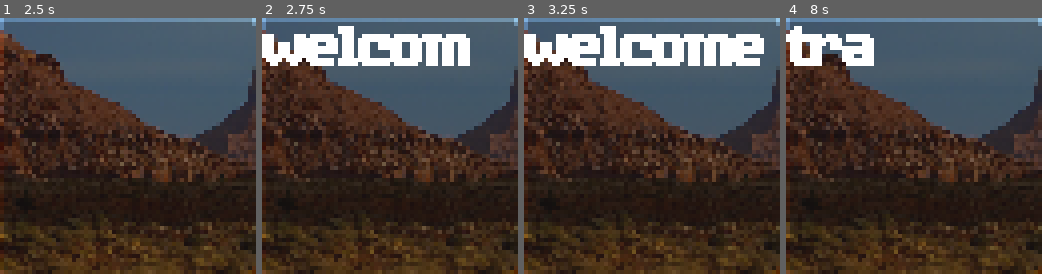
Above: before the commit, frames 1-4 (left to right).
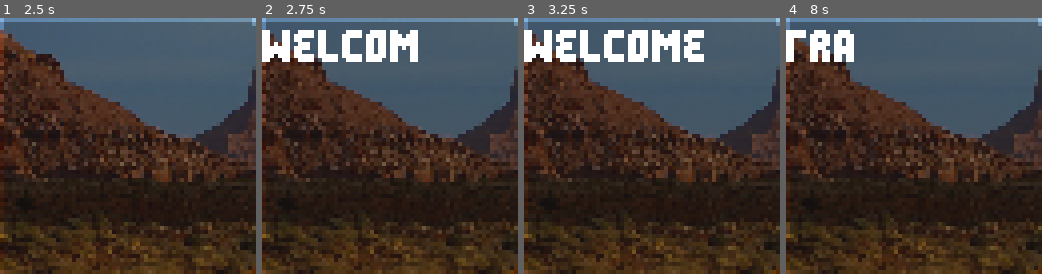
Above: after the commit, the same moments.

Repository: SnekOfSpice/lowrezjam-2025-2
Game: Godot game, scene res://main_menu.tscn
Two runs of this game, one before a commit and one after it. Both use one fixed random seed, a clock stepped at 60 frames per second and the inputs below.
Inputs (mouse positions are in pixels of both pictures, inside the frame that each line leads up to):
- Up to frame 1 (2.5 s): tap Enter at 0.5, 2 s; move the mouse to (184, 133) at 0.52 s; tap Space at 1.25 s; move the mouse to (76, 158) at 1.27 s; move the mouse to (153, 89) at 2.02 s
- Up to frame 2 (2.75 s): no input
- Up to frame 3 (3.25 s): move the mouse to (639, 197) at 2.77 s
- Up to frame 4 (8 s): tap Space at 3.5, 5 s; move the mouse to (990, 184) at 3.52 s; tap Enter at 4.25 s; move the mouse to (837, 107) at 4.27 s; move the mouse to (926, 146) at 5.02 s; move the mouse to (875, 82) at 5.77 s; move the mouse to (970, 133) at 6.52 s; move the mouse to (862, 158) at 7.27 s

Frame 1 is identical in both runs. In frame 2, 6.0% of the frame differs, in the area x 0-82%, y 3-19%; in frame 3, 7.0%, in the area x 0-94%, y 3-19%; in frame 4, 2.6%.

Commit message:
more levels

Diff:
--- /dev/null
+++ b/game/levels/dak ya rice fields/dak ya rice fields.tscn
@@ -0,0 +1,21 @@
+[gd_scene load_steps=6 format=3 uid="uid://bybpaq0iwblow"]
+
+[ext_resource type="Shader" uid="uid://b6t3ll4m4q4uk" path="res://game/src/stencil/stencils/track.gdshader" id="1_bivbg"]
+[ext_resource type="Texture2D" uid="uid://cvpl04fxdifs4" path="res://game/levels/dak ya rice fields/course.png" id="2_1ln34"]
+[ext_resource type="Script" uid="uid://cmj5jya5464st" path="res://game/src/stencil/stencil.gd" id="3_aepif"]
+[ext_resource type="PackedScene" uid="uid://dpw1jokkx8oj6" path="res://game/levels/start_marker.tscn" id="4_bogr2"]
+
+[sub_resource type="ShaderMaterial" id="ShaderMaterial_tfact"]
+shader = ExtResource("1_bivbg")
+shader_parameter/strength = 0.5
+shader_parameter/speed = 0.5
+shader_parameter/angle = 0.0
+
+[node name="Dak Ya Rice Fields" type="Sprite2D"]
+material = SubResource("ShaderMaterial_tfact")
+texture = ExtResource("2_1ln34")
+centered = false
+script = ExtResource("3_aepif")
+
+[node name="StartMarker" parent="." instance=ExtResource("4_bogr2")]
+position = Vector2(16, 25)
--- /dev/null
+++ b/game/levels/greenland/greenland.tscn
@@ -0,0 +1,21 @@
+[gd_scene load_steps=6 format=3 uid="uid://bsqmjd24vm6d8"]
+
+[ext_resource type="Shader" uid="uid://b6t3ll4m4q4uk" path="res://game/src/stencil/stencils/track.gdshader" id="1_qcmbc"]
+[ext_resource type="Texture2D" uid="uid://who8aq65nmug" path="res://game/levels/greenland/course.png" id="2_ihm4g"]
+[ext_resource type="Script" uid="uid://cmj5jya5464st" path="res://game/src/stencil/stencil.gd" id="3_g0s23"]
+[ext_resource type="PackedScene" uid="uid://dpw1jokkx8oj6" path="res://game/levels/start_marker.tscn" id="4_3kw3i"]
+
+[sub_resource type="ShaderMaterial" id="ShaderMaterial_tfact"]
+shader = ExtResource("1_qcmbc")
+shader_parameter/strength = 0.5
+shader_parameter/speed = 0.5
+shader_parameter/angle = 0.0
+
+[node name="Greenland" type="Sprite2D"]
+material = SubResource("ShaderMaterial_tfact")
+texture = ExtResource("2_ihm4g")
+centered = false
+script = ExtResource("3_g0s23")
+
+[node name="StartMarker" parent="." instance=ExtResource("4_3kw3i")]
+position = Vector2(9, 33)
--- /dev/null
+++ b/game/levels/maui/maui.tscn
@@ -0,0 +1,21 @@
+[gd_scene load_steps=6 format=3 uid="uid://lbwbvxu6fuak"]
+
+[ext_resource type="Shader" uid="uid://b6t3ll4m4q4uk" path="res://game/src/stencil/stencils/track.gdshader" id="1_wxlmb"]
+[ext_resource type="Texture2D" uid="uid://cwa5b42l8xpar" path="res://game/levels/maui/course.png" id="2_3q8dx"]
+[ext_resource type="Script" uid="uid://cmj5jya5464st" path="res://game/src/stencil/stencil.gd" id="3_2at13"]
+[ext_resource type="PackedScene" uid="uid://dpw1jokkx8oj6" path="res://game/levels/start_marker.tscn" id="4_nxlsf"]
+
+[sub_resource type="ShaderMaterial" id="ShaderMaterial_tfact"]
+shader = ExtResource("1_wxlmb")
+shader_parameter/strength = 0.5
+shader_parameter/speed = 0.5
+shader_parameter/angle = 0.0
+
+[node name="Maui" type="Sprite2D"]
+material = SubResource("ShaderMaterial_tfact")
+texture = ExtResource("2_3q8dx")
+centered = false
+script = ExtResource("3_2at13")
+
+[node name="StartMarker" parent="." instance=ExtResource("4_nxlsf")]
+position = Vector2(2, 49)
--- /dev/null
+++ b/game/levels/myrland/myrland.tscn
@@ -0,0 +1,21 @@
+[gd_scene load_steps=6 format=3 uid="uid://bo3fype4ctl5q"]
+
+[ext_resource type="Shader" uid="uid://b6t3ll4m4q4uk" path="res://game/src/stencil/stencils/track.gdshader" id="1_6thpp"]
+[ext_resource type="Texture2D" uid="uid://dlf7n1nb1qrfq" path="res://game/levels/myrland/course.png" id="2_j2l05"]
+[ext_resource type="Script" uid="uid://cmj5jya5464st" path="res://game/src/stencil/stencil.gd" id="3_dxayd"]
+[ext_resource type="PackedScene" uid="uid://dpw1jokkx8oj6" path="res://game/levels/start_marker.tscn" id="4_ynf6u"]
+
+[sub_resource type="ShaderMaterial" id="ShaderMaterial_tfact"]
+shader = ExtResource("1_6thpp")
+shader_parameter/strength = 0.5
+shader_parameter/speed = 0.5
+shader_parameter/angle = 0.0
+
+[node name="Myrland" type="Sprite2D"]
+material = SubResource("ShaderMaterial_tfact")
+texture = ExtResource("2_j2l05")
+centered = false
+script = ExtResource("3_dxayd")
+
+[node name="StartMarker" parent="." instance=ExtResource("4_ynf6u")]
+position = Vector2(43, 39)
--- /dev/null
+++ b/game/levels/plose/plose.tscn
@@ -0,0 +1,21 @@
+[gd_scene load_steps=6 format=3 uid="uid://c1v2hanrmqdia"]
+
+[ext_resource type="Shader" uid="uid://b6t3ll4m4q4uk" path="res://game/src/stencil/stencils/track.gdshader" id="1_nnrux"]
+[ext_resource type="Texture2D" uid="uid://8d1b2lxd8awh" path="res://game/levels/plose/course.png" id="2_5p3ul"]
+[ext_resource type="Script" uid="uid://cmj5jya5464st" path="res://game/src/stencil/stencil.gd" id="3_f3ldn"]
+[ext_resource type="PackedScene" uid="uid://dpw1jokkx8oj6" path="res://game/levels/start_marker.tscn" id="4_hclru"]
+
+[sub_resource type="ShaderMaterial" id="ShaderMaterial_tfact"]
+shader = ExtResource("1_nnrux")
+shader_parameter/strength = 0.5
+shader_parameter/speed = 0.5
+shader_parameter/angle = 0.0
+
+[node name="Plose" type="Sprite2D"]
+material = SubResource("ShaderMaterial_tfact")
+texture = ExtResource("2_5p3ul")
+centered = false
+script = ExtResource("3_f3ldn")
+
+[node name="StartMarker" parent="." instance=ExtResource("4_hclru")]
+position = Vector2(36, 8)
--- /dev/null
+++ b/game/levels/sodankyla/sodankyla.tscn
@@ -0,0 +1,21 @@
+[gd_scene load_steps=6 format=3 uid="uid://dtrkmtkvvlydy"]
+
+[ext_resource type="Shader" uid="uid://b6t3ll4m4q4uk" path="res://game/src/stencil/stencils/track.gdshader" id="1_jg66k"]
+[ext_resource type="Texture2D" uid="uid://cvjqwixtk32jp" path="res://game/levels/sodankyla/course.png" id="2_jaeg7"]
+[ext_resource type="Script" uid="uid://cmj5jya5464st" path="res://game/src/stencil/stencil.gd" id="3_x0nui"]
+[ext_resource type="PackedScene" uid="uid://dpw1jokkx8oj6" path="res://game/levels/start_marker.tscn" id="4_0k5b5"]
+
+[sub_resource type="ShaderMaterial" id="ShaderMaterial_tfact"]
+shader = ExtResource("1_jg66k")
+shader_parameter/strength = 0.5
+shader_parameter/speed = 0.5
+shader_parameter/angle = 0.0
+
+[node name="Sodankyla" type="Sprite2D"]
+material = SubResource("ShaderMaterial_tfact")
+texture = ExtResource("2_jaeg7")
+centered = false
+script = ExtResource("3_x0nui")
+
+[node name="StartMarker" parent="." instance=ExtResource("4_0k5b5")]
+position = Vector2(32, 55)
--- /dev/null
+++ b/game/levels/taktsang gompa tawang/taktsang gompa tawang.tscn
@@ -0,0 +1,21 @@
+[gd_scene load_steps=6 format=3 uid="uid://rwr74itljgkm"]
+
+[ext_resource type="Shader" uid="uid://b6t3ll4m4q4uk" path="res://game/src/stencil/stencils/track.gdshader" id="1_kvj7x"]
+[ext_resource type="Texture2D" uid="uid://bogfew5fnnerm" path="res://game/levels/taktsang gompa tawang/course.png" id="2_hj5xk"]
+[ext_resource type="Script" uid="uid://cmj5jya5464st" path="res://game/src/stencil/stencil.gd" id="3_yhcqf"]
+[ext_resource type="PackedScene" uid="uid://dpw1jokkx8oj6" path="res://game/levels/start_marker.tscn" id="4_0kehh"]
+
+[sub_resource type="ShaderMaterial" id="ShaderMaterial_tfact"]
+shader = ExtResource("1_kvj7x")
+shader_parameter/strength = 0.5
+shader_parameter/speed = 0.5
+shader_parameter/angle = 0.0
+
+[node name="Taktsang Gompa Tawang" type="Sprite2D"]
+material = SubResource("ShaderMaterial_tfact")
+texture = ExtResource("2_hj5xk")
+centered = false
+script = ExtResource("3_yhcqf")
+
+[node name="StartMarker" parent="." instance=ExtResource("4_0kehh")]
+position = Vector2(29, 19)
--- /dev/null
+++ b/game/levels/wanaka/wanaka.tscn
@@ -0,0 +1,21 @@
+[gd_scene load_steps=6 format=3 uid="uid://bmy521jvwjf7f"]
+
+[ext_resource type="Shader" uid="uid://b6t3ll4m4q4uk" path="res://game/src/stencil/stencils/track.gdshader" id="1_1xvgc"]
+[ext_resource type="Texture2D" uid="uid://b61gvo32gg758" path="res://game/levels/wanaka/course.png" id="2_q1pdm"]
+[ext_resource type="Script" uid="uid://cmj5jya5464st" path="res://game/src/stencil/stencil.gd" id="3_8ormj"]
+[ext_resource type="PackedScene" uid="uid://dpw1jokkx8oj6" path="res://game/levels/start_marker.tscn" id="4_3necg"]
+
+[sub_resource type="ShaderMaterial" id="ShaderMaterial_tfact"]
+shader = ExtResource("1_1xvgc")
+shader_parameter/strength = 0.5
+shader_parameter/speed = 0.5
+shader_parameter/angle = 0.0
+
+[node name="Wanaka" type="Sprite2D"]
+material = SubResource("ShaderMaterial_tfact")
+texture = ExtResource("2_q1pdm")
+centered = false
+script = ExtResource("3_8ormj")
+
+[node name="StartMarker" parent="." instance=ExtResource("4_3necg")]
+position = Vector2(31, 30)
--- a/game/visuals/font/rtl_normal_font.tres
+++ b/game/visuals/font/rtl_normal_font.tres
@@ -1,7 +1,6 @@
 [gd_resource type="FontVariation" load_steps=2 format=3 uid="uid://cyda3mxjuym84"]
 
-[ext_resource type="FontFile" uid="uid://drs6tjf2g86og" path="res://game/visuals/font/Parallelogram.ttf" id="1_sre08"]
+[ext_resource type="FontFile" uid="uid://ba08p5og3y6dn" path="res://game/visuals/font/ciceronesans.ttf" id="1_sre08"]
 
 [resource]
 base_font = ExtResource("1_sre08")
-spacing_glyph = -1
--- a/game/visuals/theme.tres
+++ b/game/visuals/theme.tres
@@ -13,5 +13,5 @@
 Label/fonts/font = ExtResource("1_1kt2l")
 ProgressBar/styles/background = SubResource("StyleBoxEmpty_1kt2l")
 ProgressBar/styles/fill = SubResource("StyleBoxFlat_q4pkc")
-RichTextLabel/constants/line_separation = -3
+RichTextLabel/constants/line_separation = -2
 RichTextLabel/fonts/normal_font = ExtResource("2_1kt2l")
--- a/main.gd
+++ b/main.gd
@@ -13,14 +13,23 @@
 	"kiyomizu-dera",
 	"pitt meadows",
 	"albanian alps",
+	"maui",
+	"myrland",
+	"plose",
+	"taktsang gompa tawang",
+	"greenland",
+	"dak ya rice fields",
+	"sodankyla",
 ]
 
 # optional array of lines to show at the start of the level
 const LORE := {
-	"islamabad" : ["im surprised the lights work"],
+	"islamabad chand tara monument" : ["im surprised the lights work"],
 	"santorini" : ["the paint hasnt faded"],
 	"pitt meadows" : ["why is it all is empty"],
-	"albanian alps" : ["its all empty"],
+	"albanian alps" : ["where has everyone gone"],
+	"maui" : ["everywhere i look"],
+	"myrland" : ["everyone has left"]
 }
 
 ## used for dev purposes
@@ -197,7 +206,7 @@
 	var missed : float = float(missed_pixels.size()) / float(goal_pixels.size())
 	var overdraw : float = float(overdrawn_pixels.size()) / float(goal_pixels.size())
 
-	var accuracy := clampf(base - max(missed, overdraw) / 2, 0, 1)
+	var accuracy := clampf(base - max(missed, overdraw) / 3, 0, 1)
 	accuracies.append(accuracies)
 	time_taken.append(level_time)
 
--- a/main.tscn
+++ b/main.tscn
@@ -21,10 +21,6 @@
 
 [node name="Main" type="Node2D"]
 script = ExtResource("1_ig7tw")
-skip_notifications = false
-fx_start_level = 4
-fx_end_level = 7
-noise_start_level = 9
 
 [node name="Background" type="Sprite2D" parent="."]
 texture = ExtResource("2_1bvp3")
Binary file changed: game/levels/caledon/course.png
Binary file added: game/levels/dak ya rice fields/background.png
Not shown, added: game/levels/dak ya rice fields/background.png.import
Binary file added: game/levels/dak ya rice fields/course.png
Not shown, added: game/levels/dak ya rice fields/course.png.import
Binary file added: game/levels/dak ya rice fields/noise.png
Not shown, added: game/levels/dak ya rice fields/noise.png.import
Binary file added: game/levels/greenland/background.png
Not shown, added: game/levels/greenland/background.png.import
Binary file added: game/levels/greenland/course.png
Not shown, added: game/levels/greenland/course.png.import
Binary file added: game/levels/greenland/noise.png
(and 31 more such lines)
